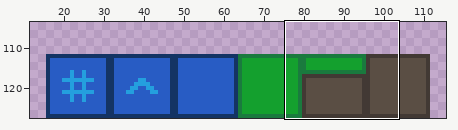
Two states of a sprite sheet, Assets/Materials/Textures.png. Above: a wide view before the commit, with the close-up outlined.
Close-up. Before the edit:
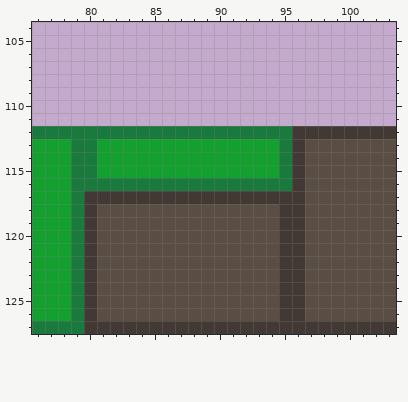
The file is 128x128 pixels. Shown: x 76..103, y 104..127. The wide view leaves out empty margins.
And afterwards:
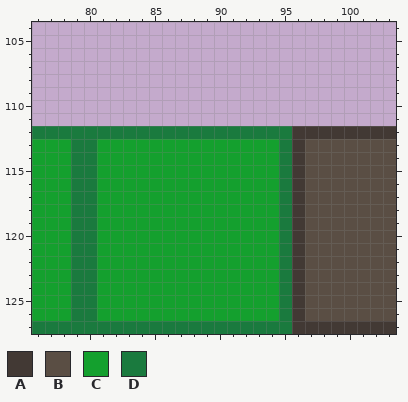
Palette (. is transparent): A #423934  B #5a4e44  C #14a02e  D #1a7a3e
Edits made:
Colour A becomes colour C in row 117 at x 81 to 94.
Colour B becomes colour C in rows 118 to 126 at x 81 to 94.
Colour D becomes colour C in row 116 at x 81 to 94.
Colour A becomes colour D in rows 117 to 126 at x 80 and 95; in row 127 at x 80 to 95.
